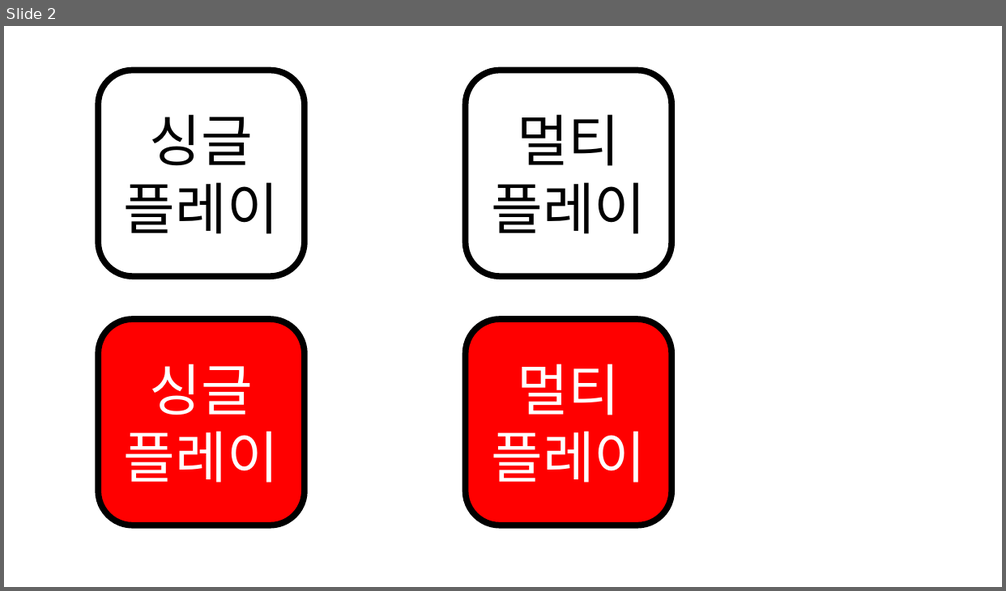
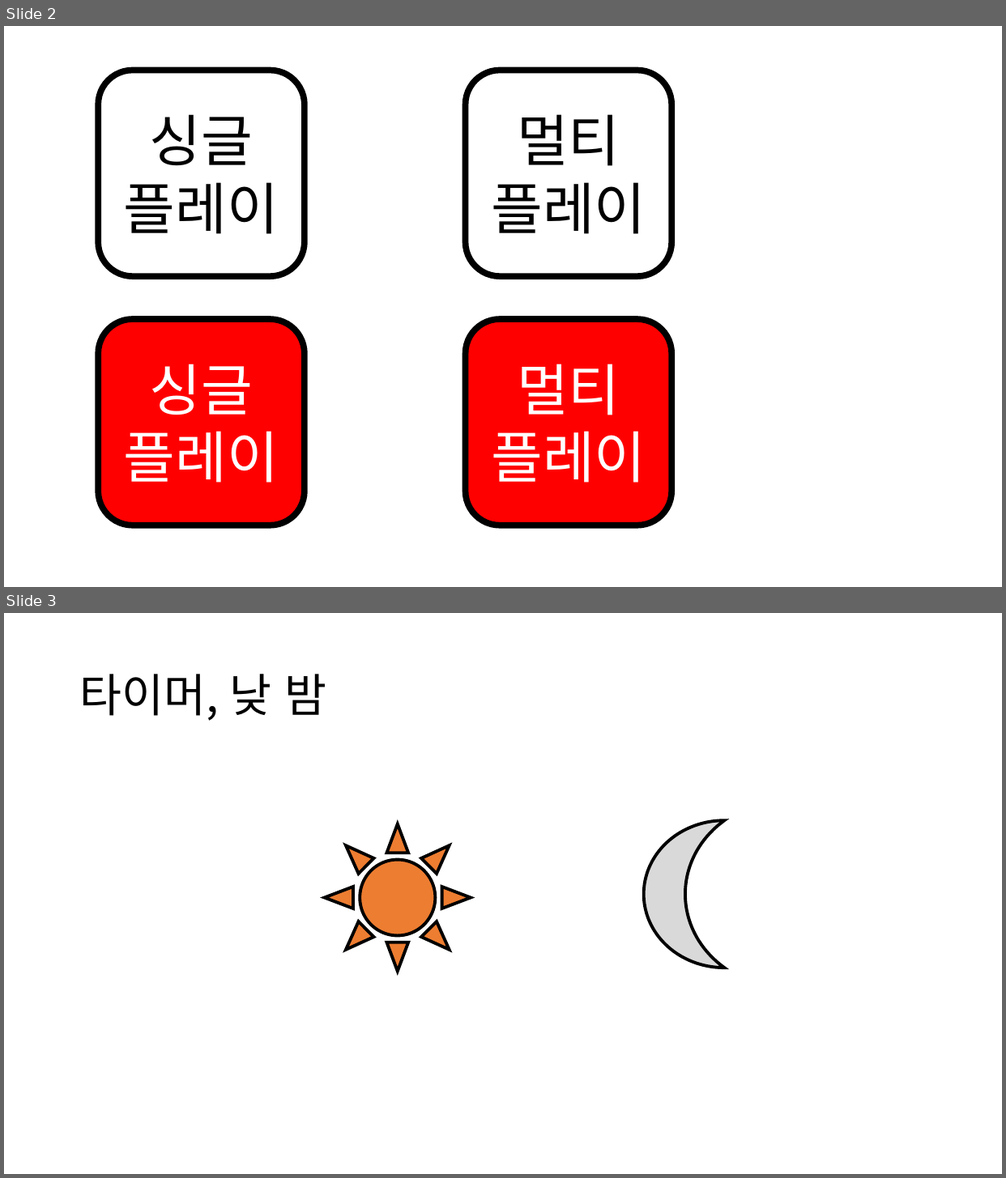
Before and after one commit to yimgunho/Witch_of_Time, a slide deck: 리소스 제작.pptx. Shown one above the other, each under a label of ours: slide 2 before the commit, slides 2 and 3 after it. The pictures are 1006x591 and 1006x1178 pixels, drawn with LibreOffice and Linux fonts; fonts in the diff are those of the drawing. Boxes give left, top, right and bottom in pixels: in the first picture for what was removed or moved away, otherwise in the second. Text is boxed around its words. In the diff, an @@ line names an element or a change of style, - is before the commit and + after.

```diff
--- a/리소스 제작.pptx
+++ b/리소스 제작.pptx
@@ slide 3 added at (x1=4, y1=613, x2=1002, y2=1174), background #FFFFFF @@
@@ title added at (x1=80, y1=674, x2=326, y2=721), 44 pt, text #000000 @@
+타이머, 낮 밤
@@ sun added at (x1=325, y1=824, x2=471, y2=972), fill #ED7D31, outline #000000 3 pt @@
@@ moon added at (x1=644, y1=820, x2=725, y2=968), fill #D9D9D9, outline #000000 3 pt @@
```
Also in this commit, not shown: 3 other slides added, 15 other files.
